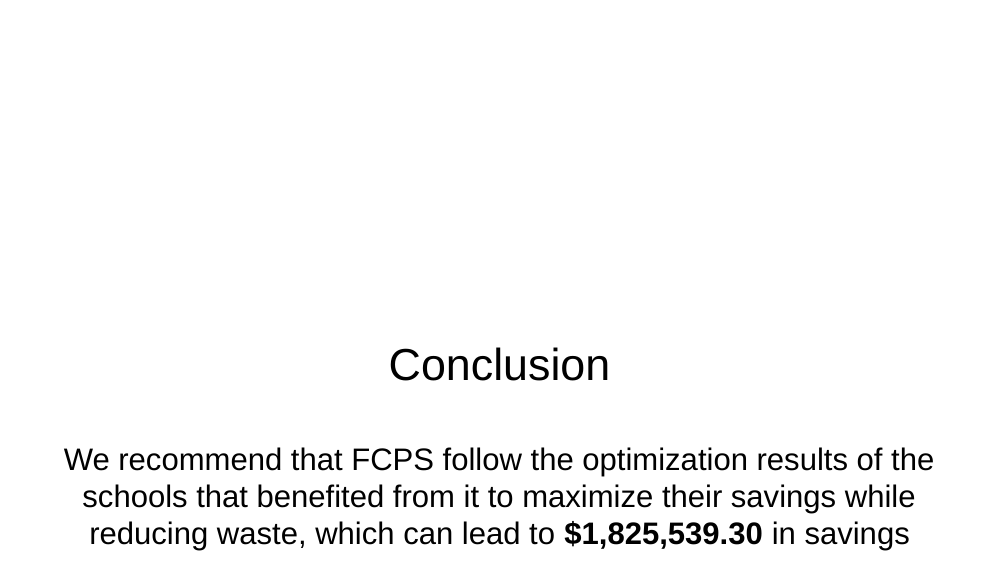
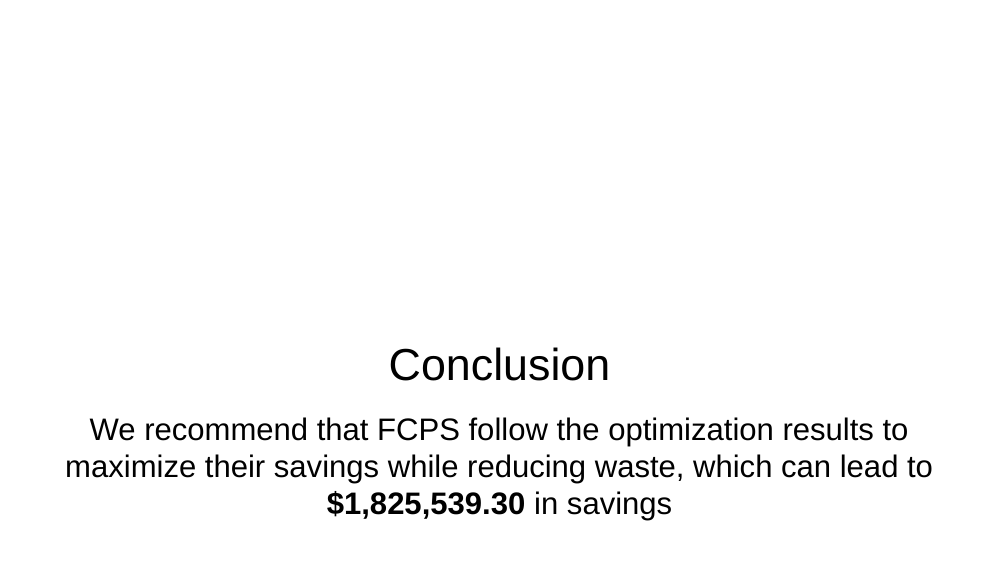
Before and after one commit to JupiK9/fall-2025-group2, a slide deck: slide 23 of presentation/Capstone Final Presentation.pptx (slide 16 before the commit). Drawn at 1008x567 pixels with LibreOffice and Linux fonts; fonts in the diff are those of the drawing; background and template pictures are left out. Boxes give left, top, right and bottom in pixels: in the first picture for what was removed or moved away, otherwise in the second. Text is boxed around its words. In the diff, an @@ line names an element or a change of style, - is before the commit and + after.

Commit message:
updated presentation

```diff
--- a/presentation/Capstone Final Presentation.pptx
+++ b/presentation/Capstone Final Presentation.pptx
@@ title at (65, 417, 933, 521): text changed @@
-We recommend that FCPS follow the optimization results of the schools that benefited from it to maximize their savings while reducing waste, which can lead to $1,825,539.30 in savings
+We recommend that FCPS follow the optimization results to maximize their savings while reducing waste, which can lead to $1,825,539.30 in savings
```
Also in this commit, not shown: 5 other slides changed, 12 slides added, 5 slides removed.
